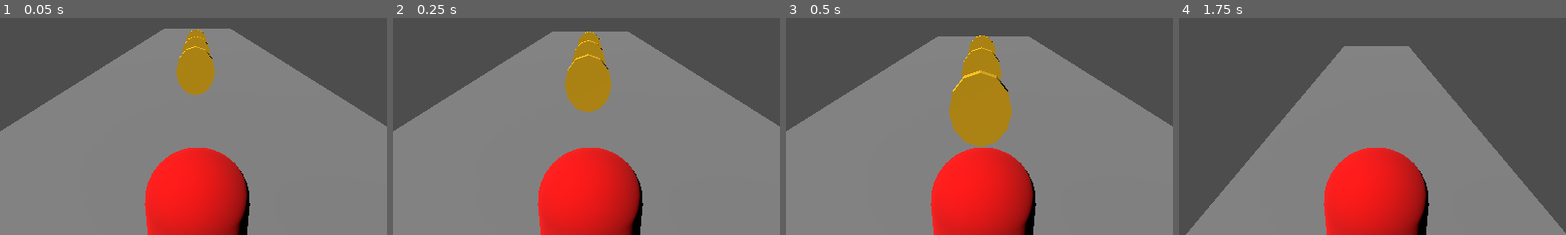
Above: before the commit, frames 1-4 (left to right).
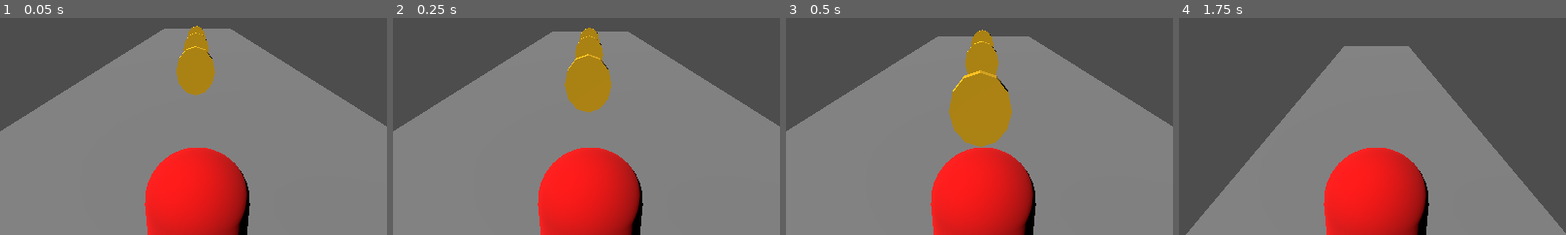
Above: after the commit, the same moments.

Repository: y2kpartytime/EndlessRunner
Game: Godot game, scene res://3DPlayerScene.tscn
Same seed, same stepped clock (60 frames per second), same inputs: the game is played once before the commit and once after it.
Inputs (mouse positions are % of the whole screen's width and height, from its top left):
- Up to frame 1 (0.05 s): no input
- Up to frame 2 (0.25 s): no input
- Up to frame 3 (0.5 s): no input
- Up to frame 4 (1.75 s): move the mouse to (55, 50) at 0.52 s; hold Shift 0.53-1.28 s; hold W (Forward) from 0.53 s (still down); tap Space (ui_select) at 0.77, 1.52 s; move the mouse to (45, 50) at 1.27 s; tap Shift at 1.35 s
The pictures show only the part of the screen within x 25-74%, y 23-73%; the shares and areas given below are measured in that part.

The runs differ from the first frame. In frame 1, 0.1% of the frame differs, in the area x 47-55%, y 3-18%; in frame 2, 0.2%; in frame 3, 0.3%, in the area x 45-56%, y 5-29%; in frame 4, nothing differs.

Commit message:
r
45`5`5

Diff:
--- a/new-3d-shooter-project/3DPlayerScene.tscn
+++ b/new-3d-shooter-project/3DPlayerScene.tscn
@@ -20,7 +20,7 @@
 [node name="Node3D" type="Node3D"]
 
 [node name="Player" type="CharacterBody3D" parent="." groups=["Player"]]
-transform = Transform3D(-0.997891, 0, -8.72384e-08, 0, 0.997891, 0, 8.72384e-08, 0, -0.997891, 0, 0, 0)
+transform = Transform3D(-0.997891, 0, -8.72384e-08, 0, 0.997891, 0, 8.72384e-08, 0, -0.997891, 0, 1.01984, 0)
 script = ExtResource("1_hlea6")
 jump_force = 15.0
 
@@ -56,7 +56,7 @@
 transform = Transform3D(1, 0, 0, 0, 1, 0, 0, 0, 1, 0.0679486, 1.47882, 8.95533)
 
 [node name="coin02" parent="." instance=ExtResource("4_8gogc")]
-transform = Transform3D(1, 0, 0, 0, 1, 0, 0, 0, 1, 0.0679486, 1.47882, 13.0884)
+transform = Transform3D(1, 0, 0, 0, 1, 0, 0, 0, 1, 0.0679486, 1.47882, 15.2745)
 
 [node name="coin03" parent="." instance=ExtResource("4_8gogc")]
-transform = Transform3D(1, 0, 0, 0, 1, 0, 0, 0, 1, 0.0679486, 1.47882, 18.2413)
+transform = Transform3D(1, 0, 0, 0, 1, 0, 0, 0, 1, 0.0679486, 1.47882, 21.9456)
